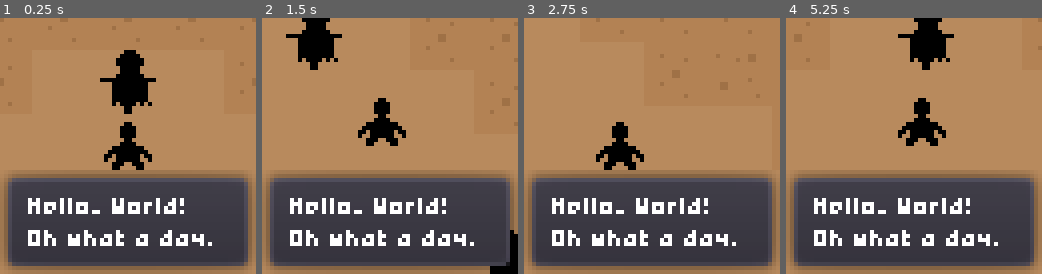
Above: before the commit, frames 1-4 (left to right).
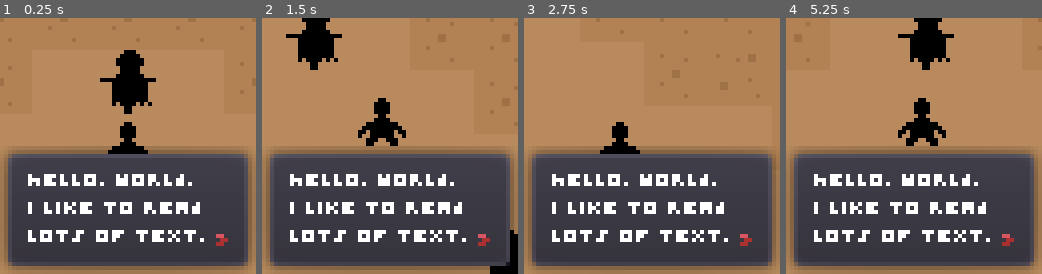
Above: after the commit, the same moments.

Repository: ItsSeaJay/LOWREZJAM2019
Game: Godot game, scene res://Game.tscn
Two runs of this game, one before a commit and one after it. Both use one fixed random seed, a clock stepped at 60 frames per second and the inputs below. Sound files missing from this copy of the repository are replaced by a short silence.
Inputs:
- Up to frame 1 (0.25 s): no input
- Up to frame 2 (1.5 s): tap Enter at 0.5 s; hold Right (move_right) 0.53-1.28 s; hold Z (combat_aim) 0.53-1.28 s; hold Down (move_down) from 1.28 s (still down); tap X (combat_attack) at 1.35 s
- Up to frame 3 (2.75 s): release Down (move_down) at 2.03 s; hold Right (move_right) from 2.03 s (still down); hold Z (combat_aim) from 2.03 s (still down)
- Up to frame 4 (5.25 s): release Right (move_right) at 2.78 s; release Z (combat_aim) at 2.78 s; hold Up (move_up) 2.78-3.53 s; tap X (combat_attack) at 2.85, 4.35 s; hold Z (combat_aim) 3.53-4.28 s; hold Left (move_left) 3.53-5.03 s; hold Down (move_down) from 5.03 s (still down); hold Z (combat_aim) from 5.03 s (still down)

The runs differ from the first frame. In frame 1, 16% of the frame differs, in the area x 1-99%, y 50-90%; in frame 2, 17%; in frame 3, 16%; in frame 4, 17%.

Commit message:
Add cursor to the bottom left of the dialogue box scene

Diff:
--- a/godot/characters/player/Player.tscn
+++ b/godot/characters/player/Player.tscn
@@ -1,17 +1,13 @@
-[gd_scene load_steps=7 format=2]
+[gd_scene load_steps=6 format=2]
 
 [ext_resource path="res://characters/player/Player.gd" type="Script" id=1]
 [ext_resource path="res://characters/player/player.png" type="Texture" id=2]
 [ext_resource path="res://interface/inventory/Inventory.tscn" type="PackedScene" id=3]
-[ext_resource path="res://fonts/ikkle-4.ttf" type="DynamicFontData" id=4]
+[ext_resource path="res://interface/dialogue/DialogueBox.tscn" type="PackedScene" id=4]
 
 [sub_resource type="CapsuleShape2D" id=1]
 radius = 3.69782
 height = 3.89042
-
-[sub_resource type="DynamicFont" id=2]
-size = 4
-font_data = ExtResource( 4 )
 
 [node name="Player" type="KinematicBody2D"]
 z_index = 1
@@ -41,42 +37,4 @@
 
 [node name="Dialogue" type="CanvasLayer" parent="."]
 
-[node name="Control" type="Control" parent="Dialogue"]
-anchor_right = 1.0
-anchor_bottom = 1.0
-
-[node name="HBoxContainer" type="HBoxContainer" parent="Dialogue/Control"]
-anchor_right = 1.0
-anchor_bottom = 1.0
-size_flags_vertical = 3
-
-[node name="VBoxContainer" type="VBoxContainer" parent="Dialogue/Control/HBoxContainer"]
-margin_right = 64.0
-margin_bottom = 64.0
-size_flags_horizontal = 3
-alignment = 2
-
-[node name="PanelContainer" type="PanelContainer" parent="Dialogue/Control/HBoxContainer/VBoxContainer"]
-margin_top = 38.0
-margin_right = 64.0
-margin_bottom = 64.0
-size_flags_horizontal = 3
-
-[node name="VBoxContainer" type="VBoxContainer" parent="Dialogue/Control/HBoxContainer/VBoxContainer/PanelContainer"]
-margin_left = 7.0
-margin_top = 7.0
-margin_right = 57.0
-margin_bottom = 19.0
-
-[node name="Label" type="Label" parent="Dialogue/Control/HBoxContainer/VBoxContainer/PanelContainer/VBoxContainer"]
-margin_right = 50.0
-margin_bottom = 4.0
-custom_fonts/font = SubResource( 2 )
-text = "Hello, World!"
-
-[node name="Label2" type="Label" parent="Dialogue/Control/HBoxContainer/VBoxContainer/PanelContainer/VBoxContainer"]
-margin_top = 8.0
-margin_right = 50.0
-margin_bottom = 12.0
-custom_fonts/font = SubResource( 2 )
-text = "Oh what a day."
+[node name="DialogueBox" parent="Dialogue" instance=ExtResource( 4 )]
--- /dev/null
+++ b/godot/fonts/ikkle.tres
@@ -0,0 +1,7 @@
+[gd_resource type="DynamicFont" load_steps=2 format=2]
+
+[ext_resource path="res://fonts/ikkle.ttf" type="DynamicFontData" id=1]
+
+[resource]
+size = 3
+font_data = ExtResource( 1 )
--- a/godot/interface/dialogue/DialogueBox.tscn
+++ b/godot/interface/dialogue/DialogueBox.tscn
@@ -1,4 +1,7 @@
-[gd_scene load_steps=2 format=2]
+[gd_scene load_steps=4 format=2]
+
+[ext_resource path="res://fonts/ikkle.tres" type="DynamicFont" id=1]
+[ext_resource path="res://interface/inventory/cursor/cursor.png" type="Texture" id=2]
 
 [sub_resource type="Theme" id=1]
 
@@ -9,6 +12,7 @@
 [node name="HBoxContainer" type="HBoxContainer" parent="."]
 anchor_right = 1.0
 anchor_bottom = 1.0
+rect_min_size = Vector2( 64, 64 )
 size_flags_vertical = 3
 
 [node name="VBoxContainer" type="VBoxContainer" parent="HBoxContainer"]
@@ -18,10 +22,10 @@
 alignment = 2
 
 [node name="PanelContainer" type="PanelContainer" parent="HBoxContainer/VBoxContainer"]
-margin_top = 40.0
+margin_top = 32.0
 margin_right = 64.0
 margin_bottom = 64.0
-rect_min_size = Vector2( 0, 24 )
+rect_min_size = Vector2( 0, 32 )
 size_flags_horizontal = 3
 theme = SubResource( 1 )
 
@@ -29,4 +33,49 @@
 margin_left = 7.0
 margin_top = 7.0
 margin_right = 57.0
+margin_bottom = 25.0
+__meta__ = {
+"_edit_lock_": true
+}
+
+[node name="Label" type="Label" parent="HBoxContainer/VBoxContainer/PanelContainer/VBoxContainer"]
+margin_right = 50.0
+margin_bottom = 3.0
+custom_fonts/font = ExtResource( 1 )
+text = "Hello, World."
+
+[node name="Label2" type="Label" parent="HBoxContainer/VBoxContainer/PanelContainer/VBoxContainer"]
+margin_top = 7.0
+margin_right = 50.0
+margin_bottom = 10.0
+custom_fonts/font = ExtResource( 1 )
+text = "I like to read"
+
+[node name="Label3" type="Label" parent="HBoxContainer/VBoxContainer/PanelContainer/VBoxContainer"]
+margin_top = 14.0
+margin_right = 50.0
 margin_bottom = 17.0
+custom_fonts/font = ExtResource( 1 )
+text = "lots of text."
+
+[node name="HBoxContainer" type="HBoxContainer" parent="HBoxContainer/VBoxContainer/PanelContainer"]
+margin_left = 7.0
+margin_top = 7.0
+margin_right = 57.0
+margin_bottom = 25.0
+alignment = 2
+__meta__ = {
+"_edit_lock_": true
+}
+
+[node name="VBoxContainer" type="VBoxContainer" parent="HBoxContainer/VBoxContainer/PanelContainer/HBoxContainer"]
+margin_left = 47.0
+margin_right = 50.0
+margin_bottom = 18.0
+alignment = 2
+
+[node name="TextureRect" type="TextureRect" parent="HBoxContainer/VBoxContainer/PanelContainer/HBoxContainer/VBoxContainer"]
+margin_top = 15.0
+margin_right = 3.0
+margin_bottom = 18.0
+texture = ExtResource( 2 )
Not shown, changed: assets/scrapsheet.aseprite
